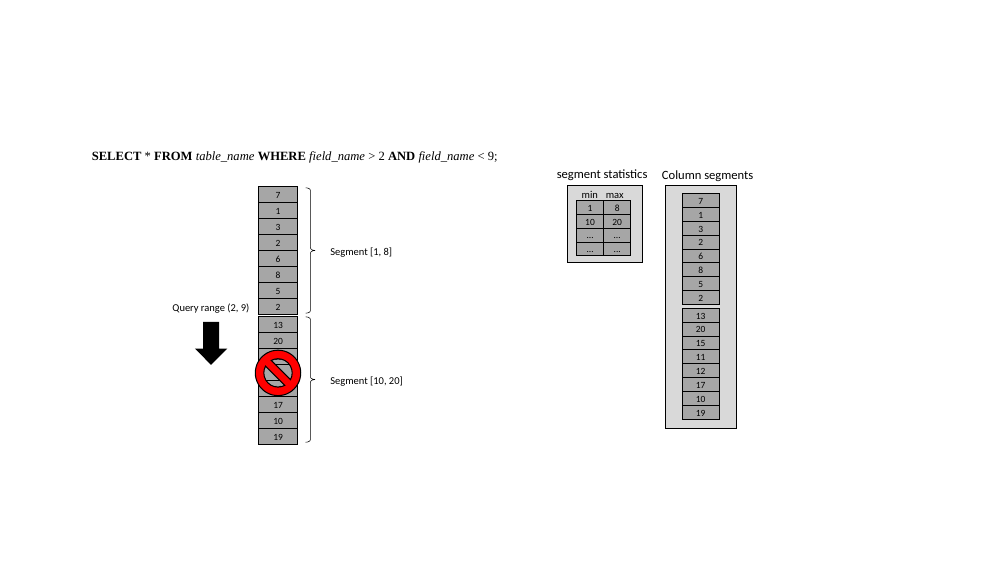
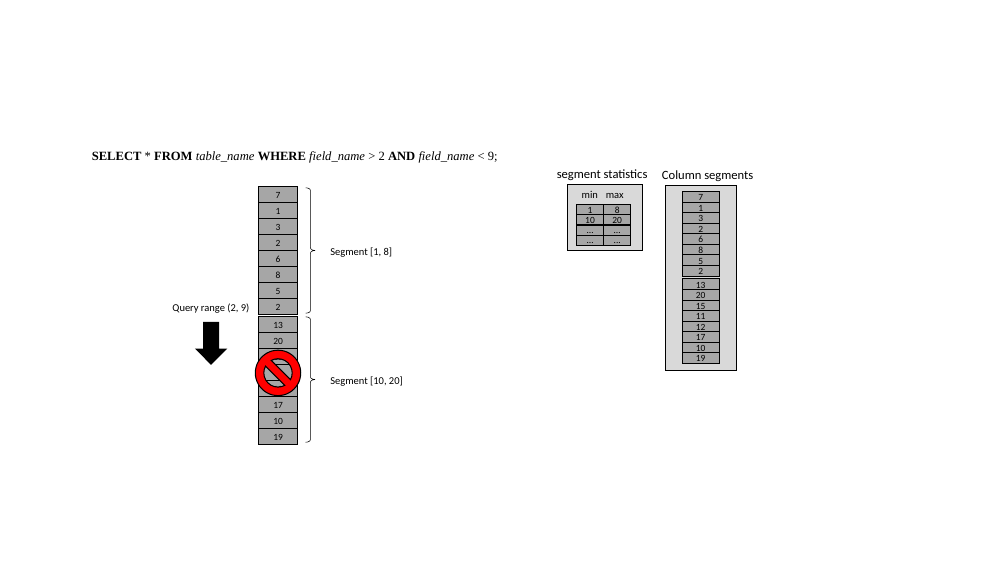
Before and after one commit to scott-zgeng/thor, a slide deck: slide 9 of doc/thor architecture.pptx. Drawn at 1008x567 pixels with LibreOffice and Linux fonts; fonts in the diff are those of the drawing. Boxes give left, top, right and bottom in pixels: in the first picture for what was removed or moved away, otherwise in the second. Text is boxed around its words. In the diff, an @@ line names an element or a change of style, - is before the commit and + after.

```diff
--- a/doc/thor architecture.pptx
+++ b/doc/thor architecture.pptx
@@ rectangle: place and size @@
-rectangle at box(568, 185, 643, 263)
+rectangle at box(568, 185, 643, 251)
@@ text "min" rewrapped from box(582, 191, 598, 202) to box(582, 191, 598, 198) @@
@@ rectangle "1": place and size @@
-rectangle "1" at box(577, 200, 603, 214)
+rectangle "1" at box(577, 205, 603, 215)
@@ text "max" rewrapped from box(606, 193, 624, 202) to box(606, 193, 624, 198) @@
@@ rectangle "8": place and size @@
-rectangle "8" at box(604, 200, 631, 214)
+rectangle "8" at box(604, 205, 631, 215)
@@ rectangle: place and size @@
-rectangle at box(666, 185, 737, 429)
+rectangle at box(666, 185, 737, 371)
@@ rectangle "7": place and size @@
-rectangle "7" at box(682, 194, 719, 207)
+rectangle "7" at box(682, 191, 719, 202)
@@ rectangle "1": place and size @@
-rectangle "1" at box(682, 207, 719, 221)
+rectangle "1" at box(682, 202, 719, 212)
@@ rectangle "…": place and size @@
-rectangle "…" at box(577, 228, 603, 242)
+rectangle "…" at box(577, 225, 603, 235)
@@ rectangle "…": place and size @@
-rectangle "…" at box(577, 242, 603, 256)
+rectangle "…" at box(577, 235, 603, 245)
@@ rectangle "…": place and size @@
-rectangle "…" at box(604, 228, 631, 242)
+rectangle "…" at box(604, 225, 631, 235)
@@ rectangle "...": place and size @@
-rectangle "..." at box(604, 242, 631, 256)
+rectangle "..." at box(604, 235, 631, 245)
@@ rectangle "3": place and size @@
-rectangle "3" at box(682, 222, 719, 235)
+rectangle "3" at box(682, 212, 719, 223)
@@ rectangle "2": place and size @@
-rectangle "2" at box(682, 235, 719, 249)
+rectangle "2" at box(682, 223, 719, 234)
@@ rectangle "6": place and size @@
-rectangle "6" at box(682, 249, 719, 262)
+rectangle "6" at box(682, 234, 719, 244)
@@ rectangle "8": place and size @@
-rectangle "8" at box(682, 263, 719, 277)
+rectangle "8" at box(682, 244, 719, 255)
@@ rectangle "5": place and size @@
-rectangle "5" at box(682, 277, 719, 290)
+rectangle "5" at box(682, 255, 719, 265)
@@ rectangle "2": place and size @@
-rectangle "2" at box(682, 291, 719, 305)
+rectangle "2" at box(682, 265, 719, 276)
@@ rectangle "13": place and size @@
-rectangle "13" at box(682, 309, 719, 322)
+rectangle "13" at box(682, 279, 719, 290)
@@ rectangle "20": place and size @@
-rectangle "20" at box(682, 322, 719, 336)
+rectangle "20" at box(682, 290, 719, 300)
@@ rectangle "15": place and size @@
-rectangle "15" at box(682, 337, 719, 350)
+rectangle "15" at box(682, 300, 719, 311)
@@ rectangle "11": place and size @@
-rectangle "11" at box(682, 350, 719, 364)
+rectangle "11" at box(682, 311, 719, 321)
@@ rectangle "12": place and size @@
-rectangle "12" at box(682, 364, 719, 377)
+rectangle "12" at box(682, 321, 719, 332)
@@ rectangle "17": place and size @@
-rectangle "17" at box(682, 378, 719, 392)
+rectangle "17" at box(682, 332, 719, 343)
@@ rectangle "10": place and size @@
-rectangle "10" at box(682, 392, 719, 405)
+rectangle "10" at box(682, 343, 719, 353)
@@ rectangle "19": place and size @@
-rectangle "19" at box(682, 405, 719, 419)
+rectangle "19" at box(682, 353, 719, 364)
```
Also in this commit, not shown: 3 other slides changed, 1 other file.
